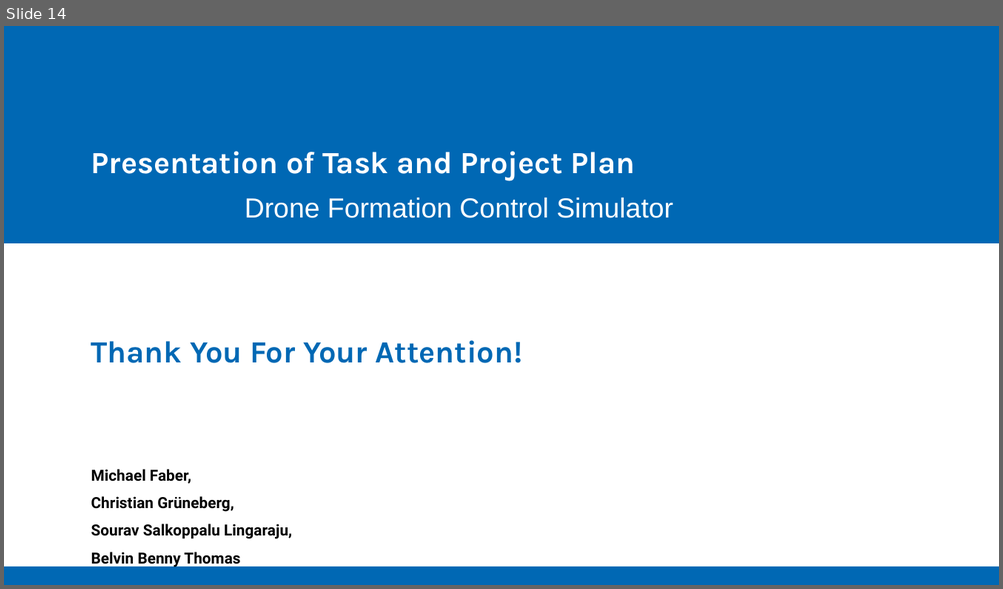
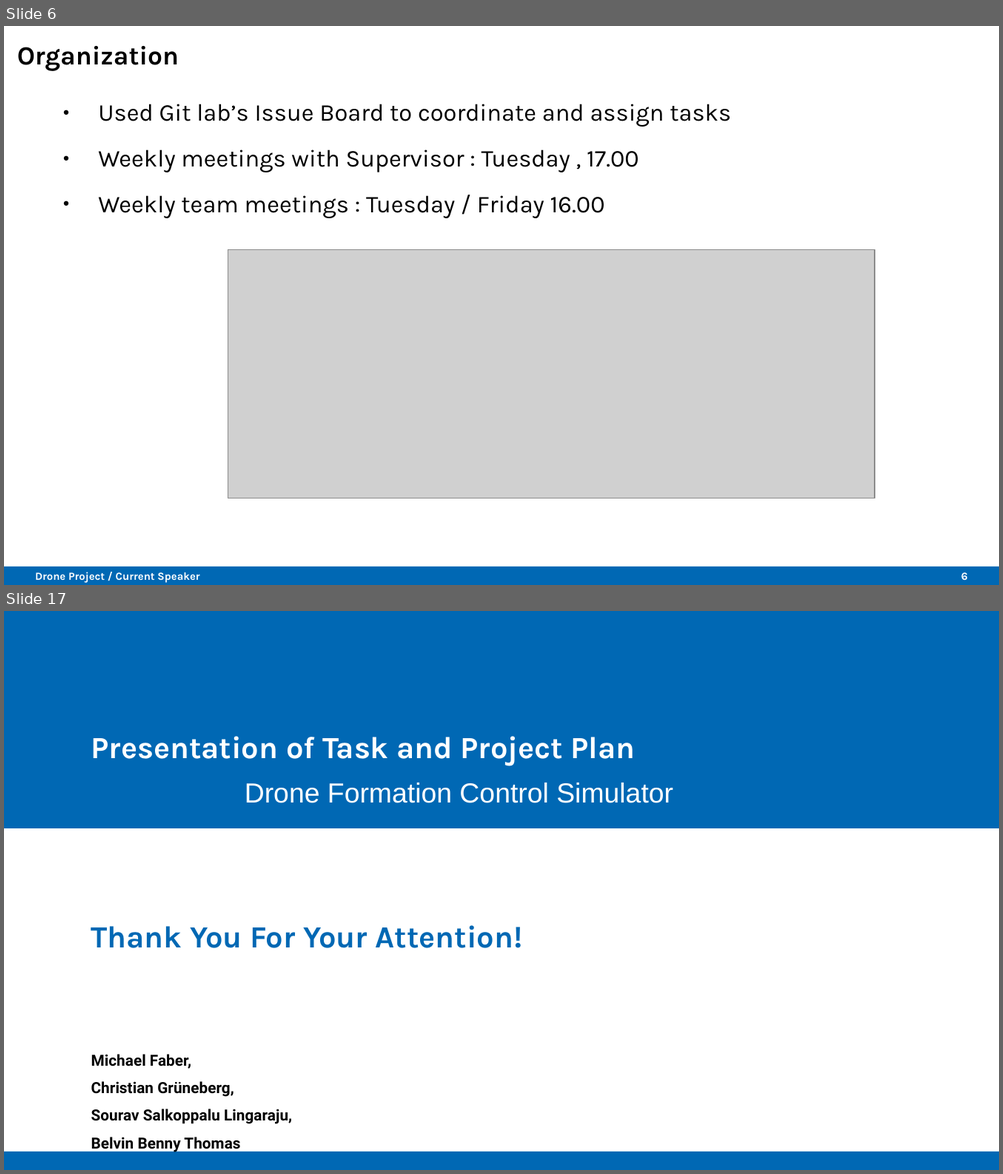
Before and after one commit to Belvin7/Drone_Project_personal-, a slide deck: AMS_Intermediate_Presentation.odp. Shown one above the other, each under a label of ours: slide 14 before the commit, slides 6 and 17 after it; the slides between them are not shown. The pictures are 1003x589 and 1003x1174 pixels, drawn with LibreOffice and Linux fonts; fonts in the diff are those of the drawing; grey boxes stand for pictures; background and template pictures are left out. Boxes give left, top, right and bottom in pixels: in the first picture for what was removed or moved away, otherwise in the second. Text is boxed around its words. In the diff, an @@ line names an element or a change of style, - is before the commit and + after.

```diff
--- a/AMS_Intermediate_Presentation.odp
+++ b/AMS_Intermediate_Presentation.odp
@@ slide 6 added at <box>4,26,999,585</box>, background #FFFFFF; not listed: 1 template element that a slide beside it also shows @@
@@ title added at <box>17,46,179,71</box>, 18.9 pt, text #000000, bold @@
+Organization
@@ text added at <box>98,104,731,218</box>, 17.5 pt, text #000000 @@
+● Used Git lab’s Issue Board to coordinate and assign tasks
+● Weekly meetings with Supervisor : Tuesday , 17.00
+● Weekly team meetings : Tuesday / Friday 16.00
@@ picture added at <box>227,249,874,498</box> @@
@@ text added at <box>35,572,199,583</box>, 7.9 pt, text #FFFFFF, bold @@
+Drone Project / Current Speaker
@@ page number added at <box>961,573,967,580</box>, 7.9 pt, text #FFFFFF, bold @@
+6
@@ what was slide 14 is now slide 17 @@
```
Also in this commit, not shown: 13 slides changed, 2 other slides added.
